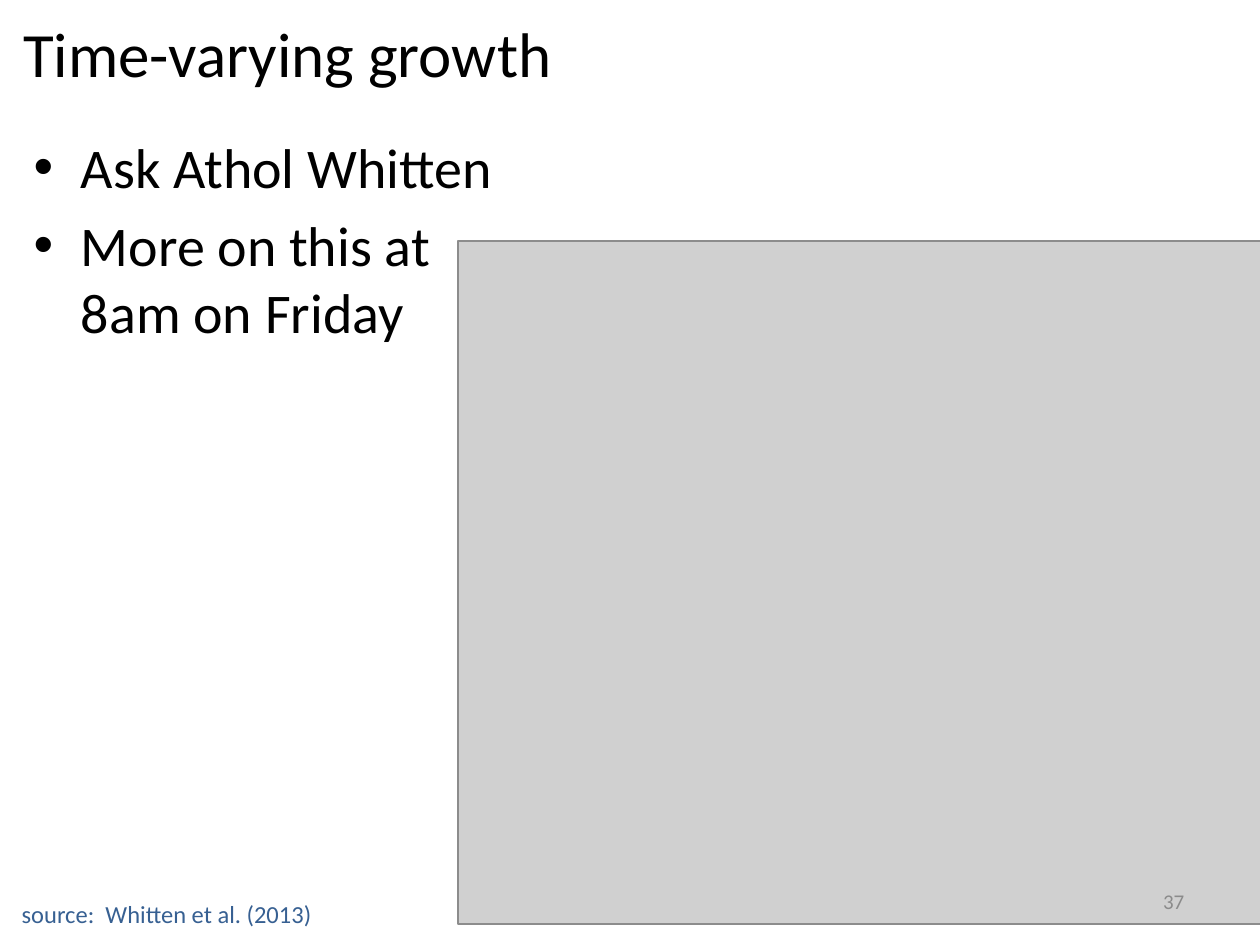
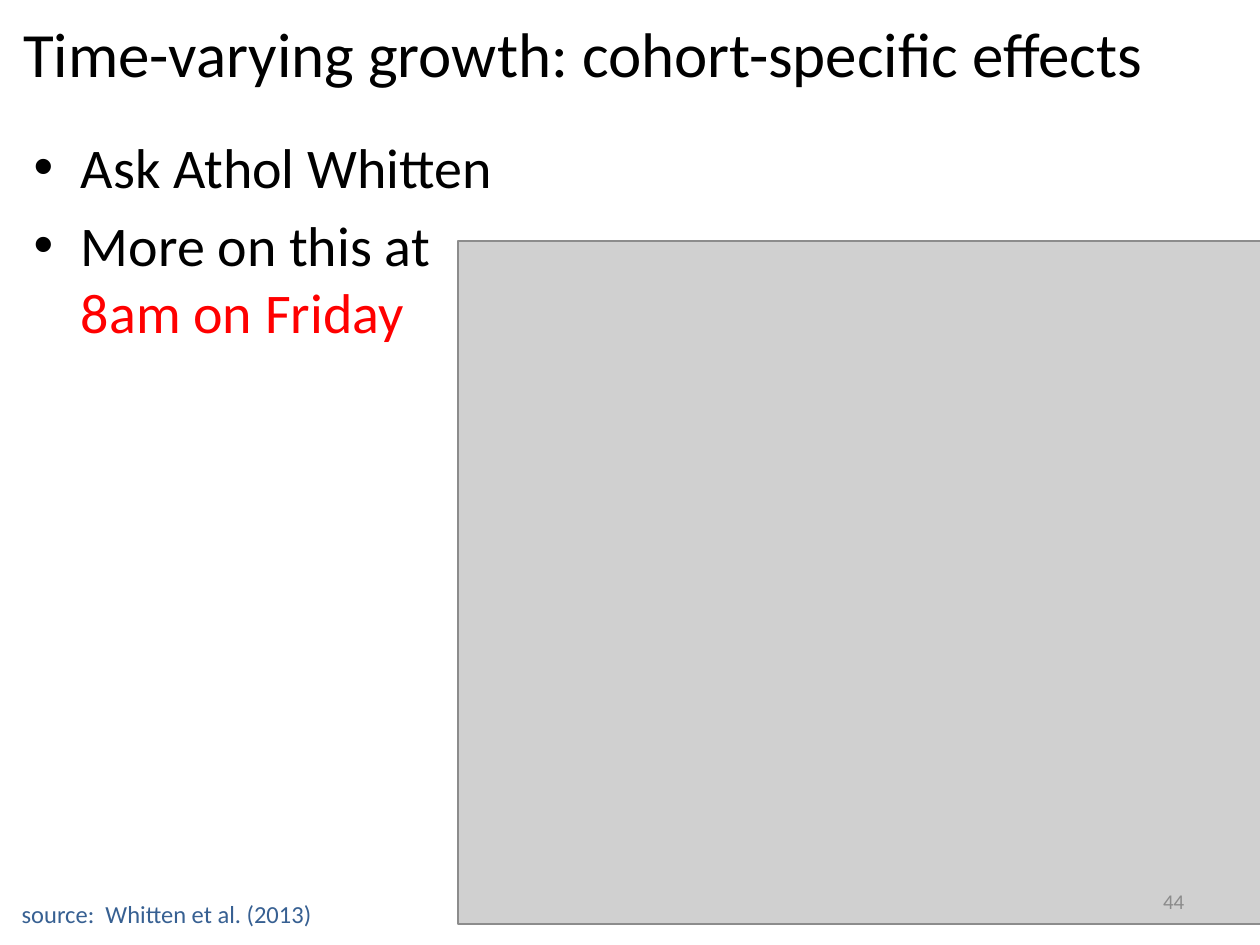
Before and after one commit to iantaylor-NOAA/SSgrowth, a slide deck: slide 44 of Modeling growth in SS.pptx (slide 37 before the commit). Drawn at 1260x945 pixels with LibreOffice and Linux fonts; fonts in the diff are those of the drawing; grey boxes stand for pictures. Boxes give left, top, right and bottom in pixels: in the first picture for what was removed or moved away, otherwise in the second. Text is boxed around its words. In the diff, an @@ line names an element or a change of style, - is before the commit and + after.

```diff
--- a/Modeling growth in SS.pptx
+++ b/Modeling growth in SS.pptx
@@ title at bbox=[23, 33, 1142, 88]: text changed @@
-Time-varying growth
+Time-varying growth: cohort-specific effects
@@ text at bbox=[81, 227, 430, 342]: text colour #000000 to #FF0000 in "8am on Friday" @@
@@ page number at bbox=[1163, 896, 1184, 909]: text changed @@
-37
+44
```
Also in this commit, not shown: 10 other slides changed, 9 slides added, 20 other files.
